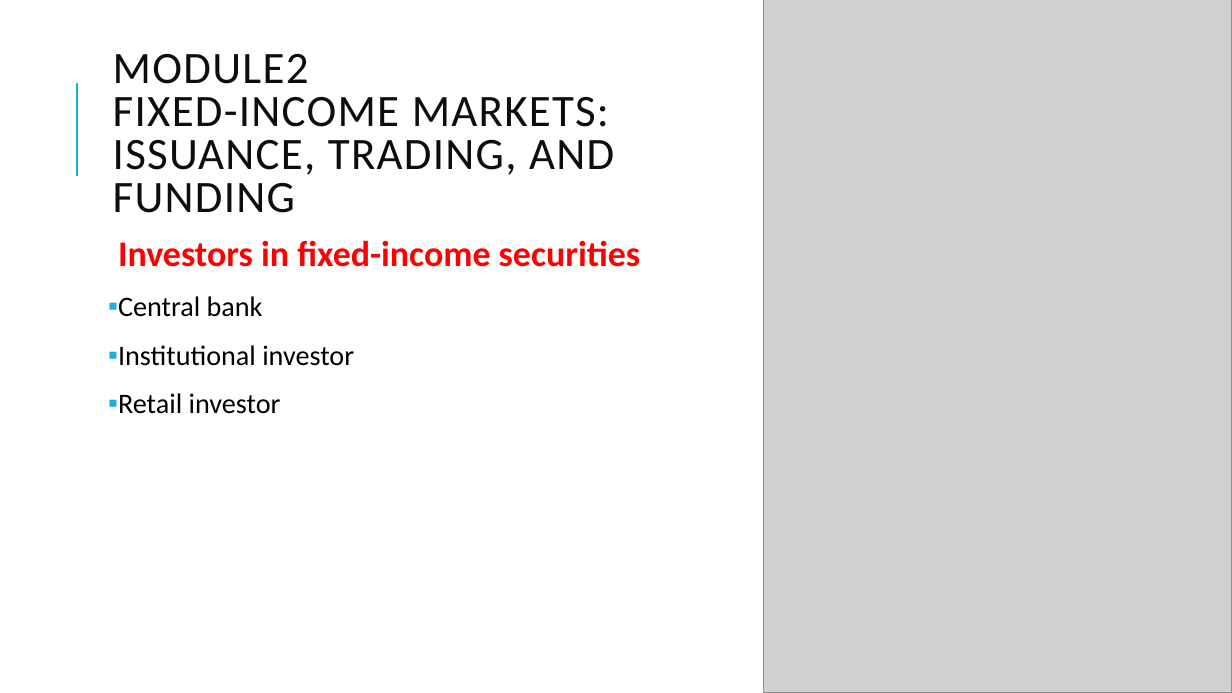
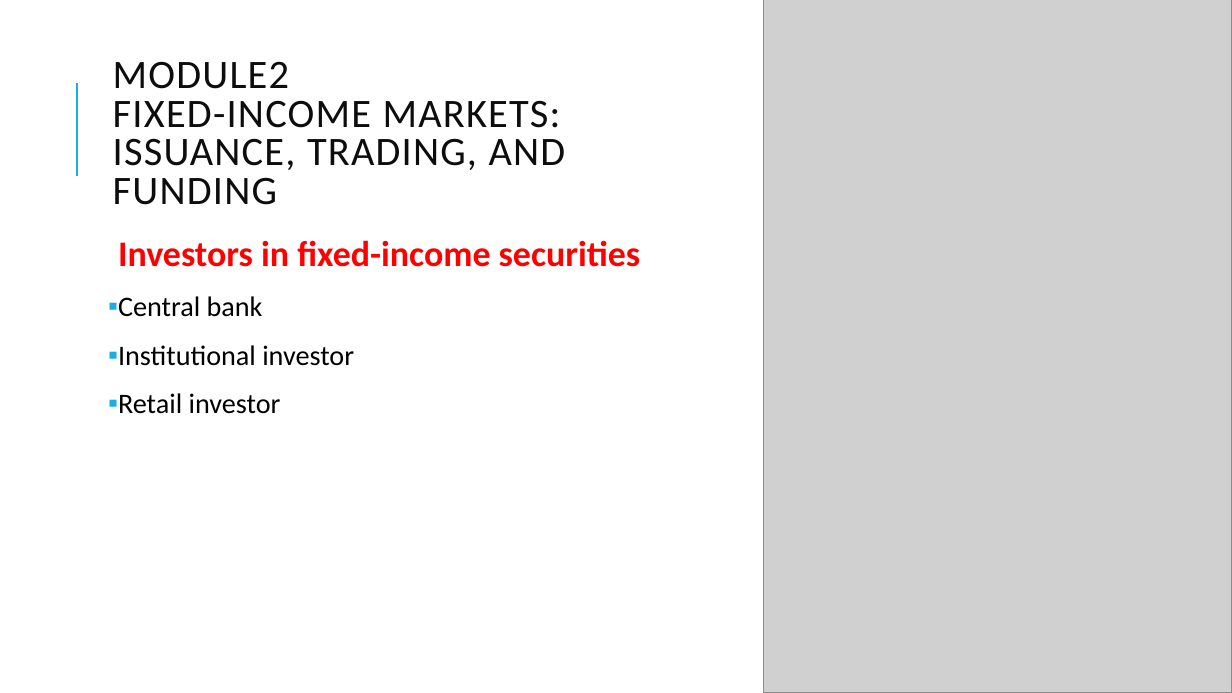
Before and after one commit to Isco0530/data, a slide deck: slide 59 of Fixed Income.pptx. Drawn at 1232x693 pixels with LibreOffice and Linux fonts; fonts in the diff are those of the drawing; grey boxes stand for pictures. Boxes give left, top, right and bottom in pixels: in the first picture for what was removed or moved away, otherwise in the second. Text is boxed around its words. In the diff, an @@ line names an element or a change of style, - is before the commit and + after.

```diff
--- a/Fixed Income.pptx
+++ b/Fixed Income.pptx
@@ title "MODULE2 FIXED-INCOME MARKETS: ISSUANCE, TRADING, ..." at (x1=113, y1=61, x2=566, y2=205): size 35 to 31.5 pt @@
```
Also in this commit, not shown: 3 slides added, 1 other file.
